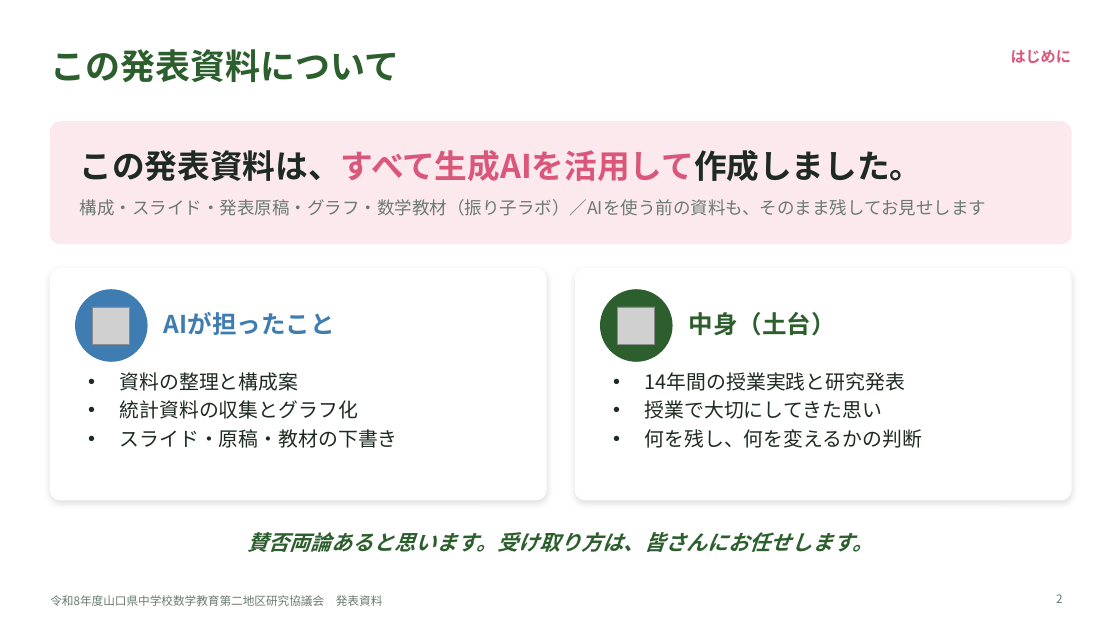
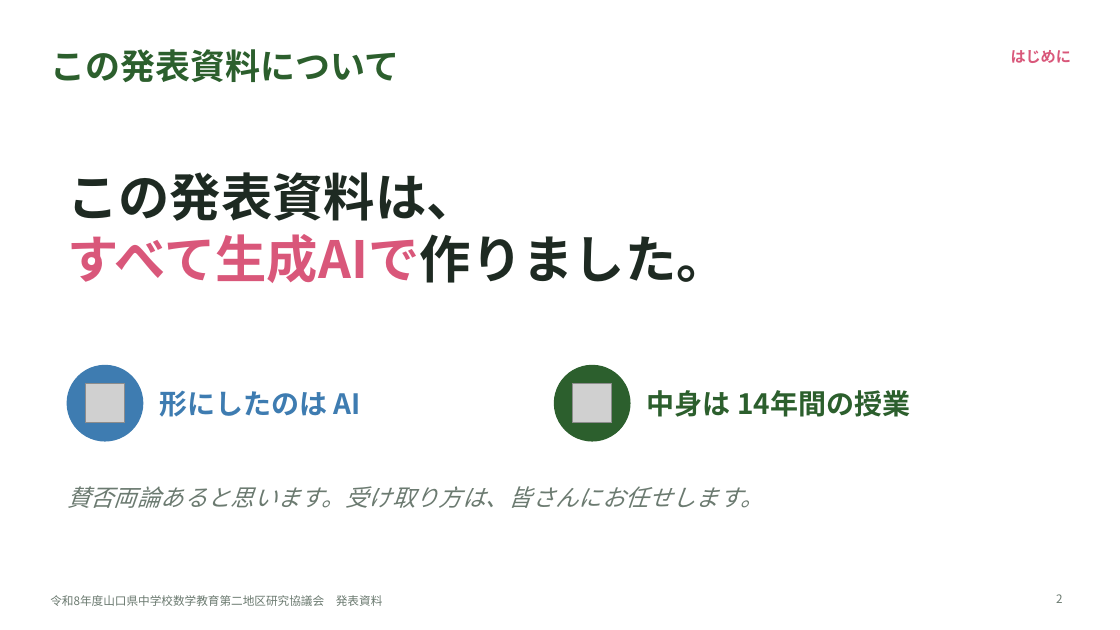
Before and after one commit to margiela14th-sudo/my-ai-project, a slide deck: slide 2 of 07_完成資料/県大会発表_生成AI授業再構築.pptx. Drawn at 1120x630 pixels with LibreOffice and Linux fonts; fonts in the diff are those of the drawing; grey boxes stand for pictures. Boxes give left, top, right and bottom in pixels: in the first picture for what was removed or moved away, otherwise in the second. Text is boxed around its words. In the diff, an @@ line names an element or a change of style, - is before the commit and + after.

```diff
--- a/07_完成資料/県大会発表_生成AI授業再構築.pptx
+++ b/07_完成資料/県大会発表_生成AI授業再構築.pptx
@@ rounded rectangle removed at (50,122,1071,244) @@
@@ text at (67,172,727,283): text changed; size 28 to 44 pt @@
-この発表資料は、すべて生成AIを活用して作成しました。
+この発表資料は、
+すべて生成AIで作りました。
@@ text removed at (80,199,987,216) @@
-構成・スライド・発表原稿・グラフ・数学教材（振り子ラボ）／AIを使う前の資料も、そのまま残してお見せします
@@ rounded rectangle removed at (50,269,546,500) @@
@@ rounded rectangle removed at (576,269,1071,500) @@
@@ ellipse removed at (601,290,672,361) @@
@@ text removed at (164,312,335,335) @@
-AIが担ったこと
@@ ellipse added at (67,365,143,441), fill #3E7CB1, outline #3E7CB1 1 pt @@
@@ picture: place and size @@
-picture at (92,307,129,344)
+picture at (86,384,125,423)
@@ text removed at (120,372,398,448) @@
-• 資料の整理と構成案
-• 統計資料の収集とグラフ化
-• スライド・原稿・教材の下書き
@@ ellipse: place and size @@
-ellipse at (76,290,147,361)
+ellipse at (555,365,630,441)
@@ ellipse at (555,365,630,441): fill #3E7CB1 to #2C5F2D; outline #3E7CB1 1 pt to #2C5F2D 1 pt @@
@@ picture: place and size @@
-picture at (618,307,655,344)
+picture at (573,384,613,423)
@@ text removed at (645,372,923,448) @@
-• 14年間の授業実践と研究発表
-• 授業で大切にしてきた思い
-• 何を残し、何を変えるかの判断
@@ text added at (160,391,361,417), 24 pt, text #3E7CB1, bold @@
+形にしたのは AI
@@ text at (647,390,910,417): text changed; size 21 to 24 pt @@
-中身（土台）
+中身は 14年間の授業
@@ text "賛否両論あると思います。受け取り方は、皆さんにお任せします。": place and size @@
-text "賛否両論あると思います。受け取り方は、皆さんにお任せします。" at (248,532,874,552)
+text "賛否両論あると思います。受け取り方は、皆さんにお任せします。" at (67,486,763,508)
@@ text "賛否両論あると思います。受け取り方は、皆さんにお任せします。" at (67,486,763,508): size 18 to 20 pt, text colour #2C5F2D to #6B7A70, bold off; alignment centre to left; vertical alignment middle to top @@
```
Also in this commit, not shown: 16 other slides changed, 14 slides added, 5 slides removed, 10 other files.
